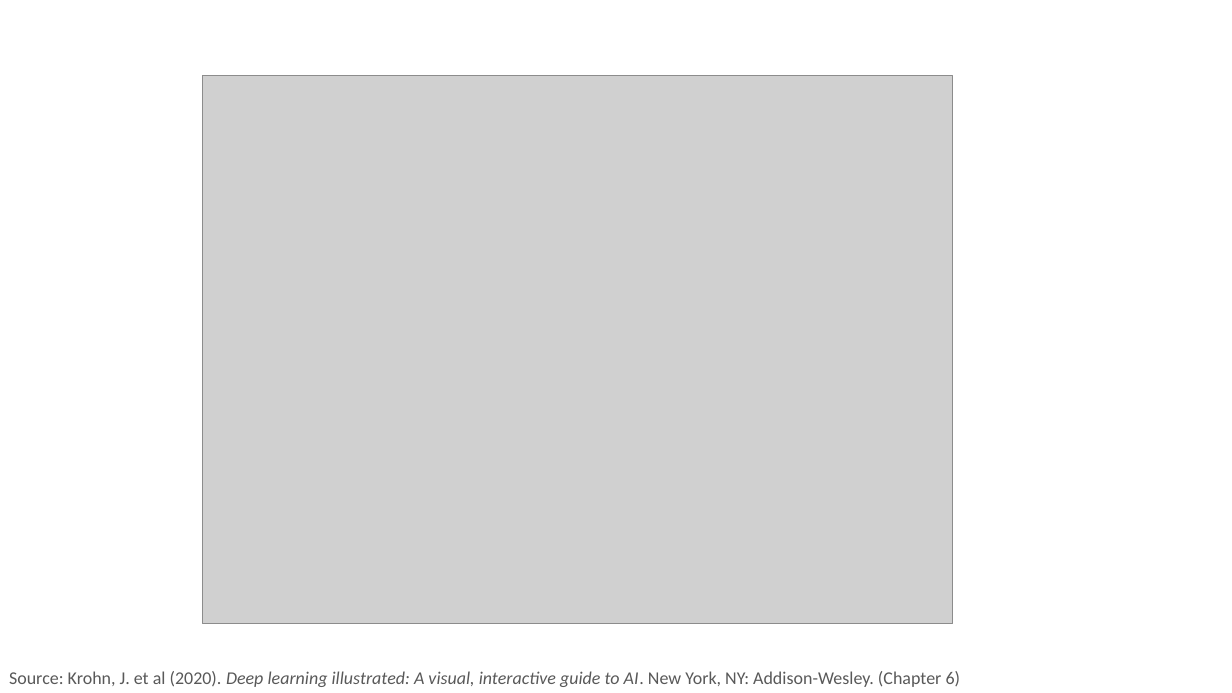
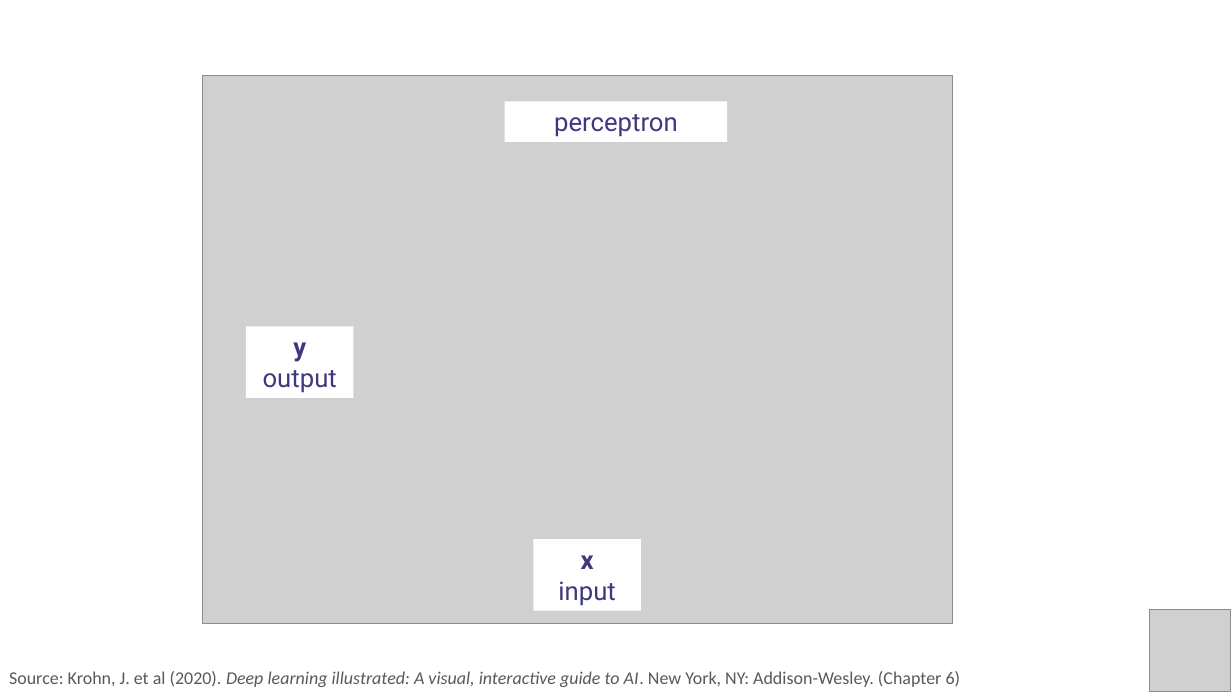
Before and after one commit to PracticumAI/deep_learning, a slide deck: slide 3 of presentations/02.2_activation_functions.pptx. Drawn at 1232x693 pixels with LibreOffice and Linux fonts; fonts in the diff are those of the drawing; grey boxes stand for pictures; background and template pictures are left out. Boxes give left, top, right and bottom in pixels: in the first picture for what was removed or moved away, otherwise in the second. Text is boxed around its words. In the diff, an @@ line names an element or a change of style, - is before the commit and + after.

```diff
--- a/presentations/02.2_activation_functions.pptx
+++ b/presentations/02.2_activation_functions.pptx
@@ rectangle added at (505,102,727,142), fill #FFFFFF, 20 pt, text #3D3880 @@
+perceptron
@@ rectangle added at (246,326,353,397), fill #FFFFFF, 20 pt, text #3D3880 @@
+y
+output
@@ rectangle added at (533,540,640,611), fill #FFFFFF, 20 pt, text #3D3880 @@
+x
+input
@@ picture added at (1150,610,1231,692) @@
```
Also in this commit, not shown: 10 other slides changed, 2 slides added, 2 slides removed, 3 other files.
